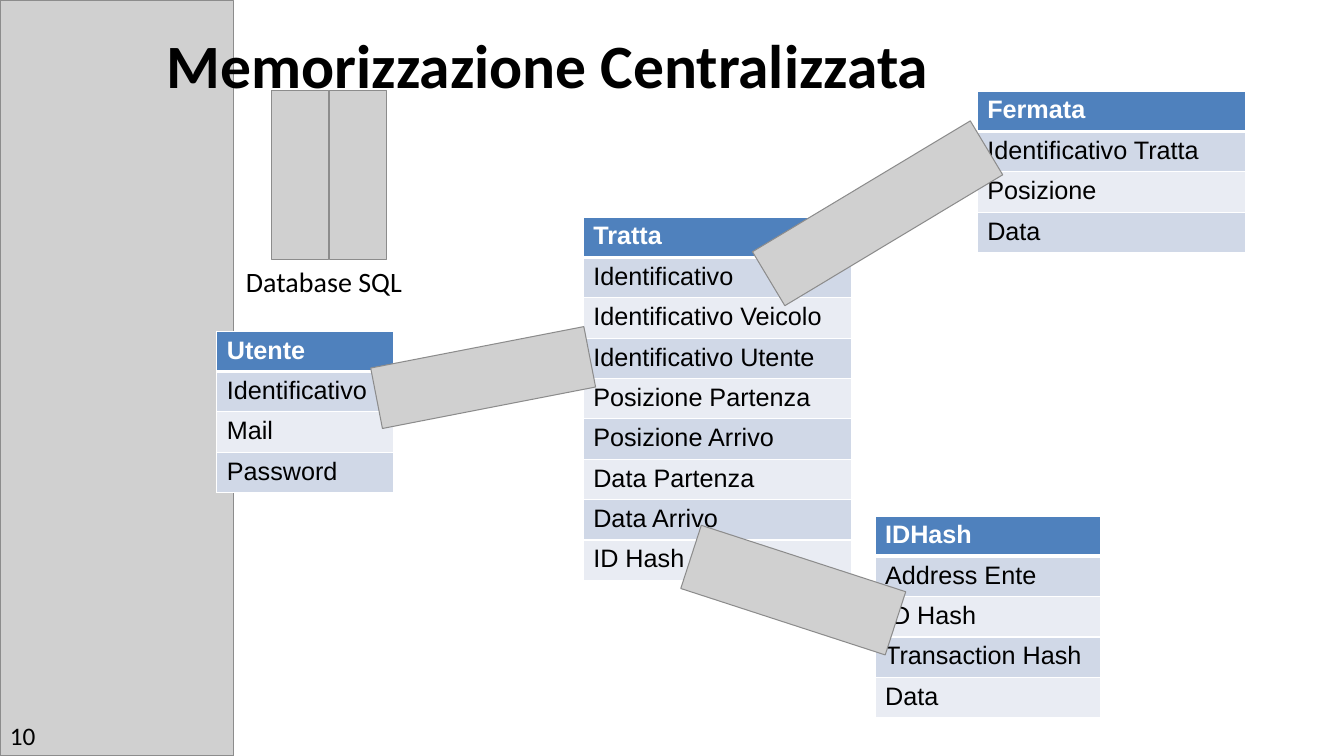
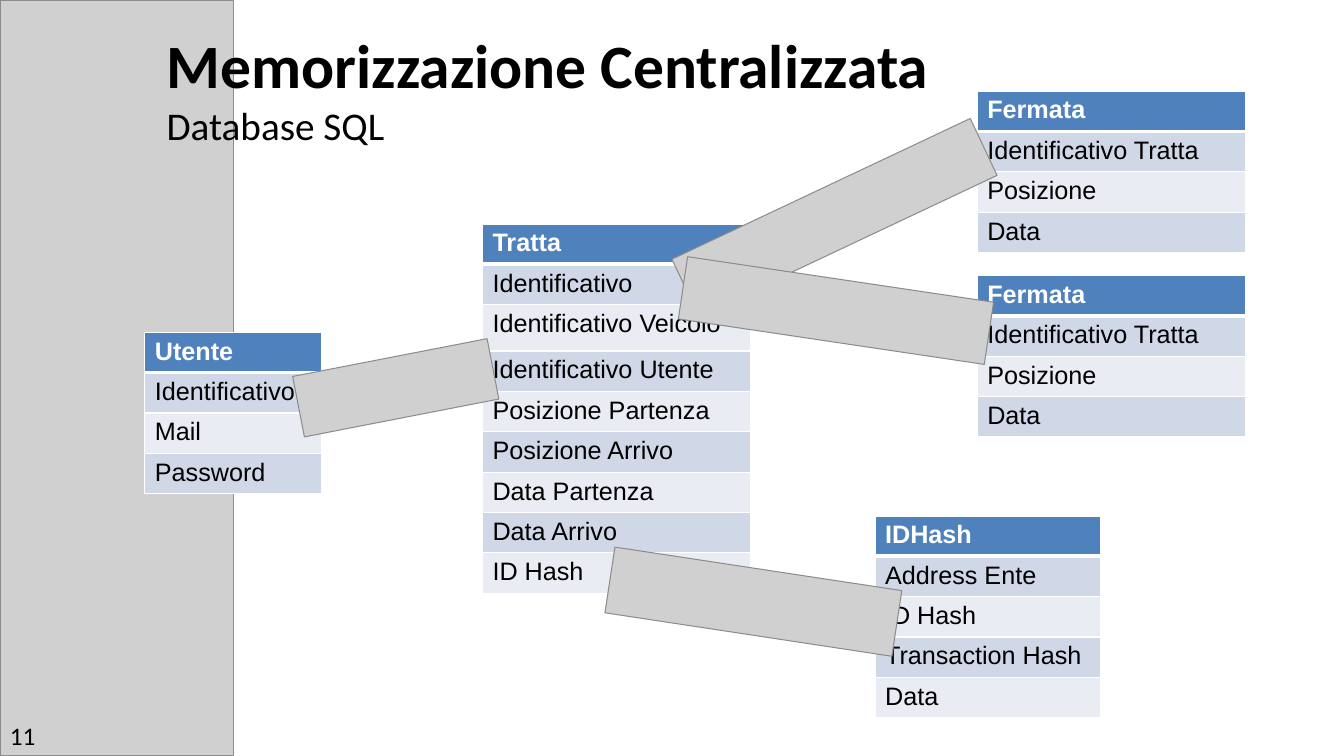
Before and after one commit to MrSecret35/Tesi_Triennale_Blockchain, a slide deck: slide 11 of presentazione_laurea/Presentazione_Laurea.pptx (slide 10 before the commit). Drawn at 1344x756 pixels with LibreOffice and Linux fonts; fonts in the diff are those of the drawing; grey boxes stand for pictures. Boxes give left, top, right and bottom in pixels: in the first picture for what was removed or moved away, otherwise in the second. Text is boxed around its words. In the diff, an @@ line names an element or a change of style, - is before the commit and + after.

```diff
--- a/presentazione_laurea/Presentazione_Laurea.pptx
+++ b/presentazione_laurea/Presentazione_Laurea.pptx
@@ text at (167,107,384,150): paragraph added @@
+Database SQL
@@ picture removed at (272,90,329,259) @@
@@ picture removed at (330,90,386,259) @@
@@ picture at (672,118,997,315): rotation 329 to 334 degrees @@
@@ table: place and size @@
-table at (584,217,852,580)
+table at (483,224,751,593)
@@ picture added at (679,257,994,364) @@
@@ text removed at (246,272,402,296) @@
-Database SQL
@@ table added at (977,275,1245,437), 4 rows, 1 columns @@
+Fermata
+Identificativo Tratta
+Posizione
+Data
@@ table: place and size @@
-table at (217,331,394,492)
+table at (145,333,323,494)
@@ picture: place and size @@
-picture at (371,327,596,428)
+picture at (292,339,499,437)
@@ picture at (605,547,902,657): rotation 18 to 8 degrees @@
@@ text at (10,728,36,745): text changed @@
-10
+11
```
Also in this commit, not shown: 15 other slides changed, 4 slides added, 2 slides removed, 8 other files.
